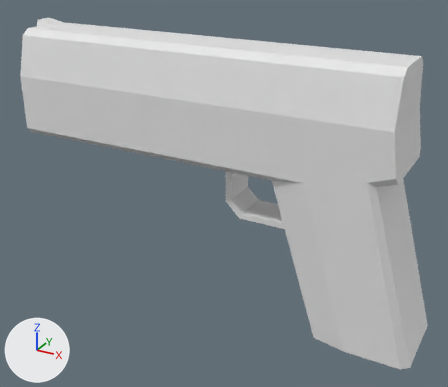
One commit to the Blender file Water Week/Assets/others/bullet.blend: the scene before it, then after it.
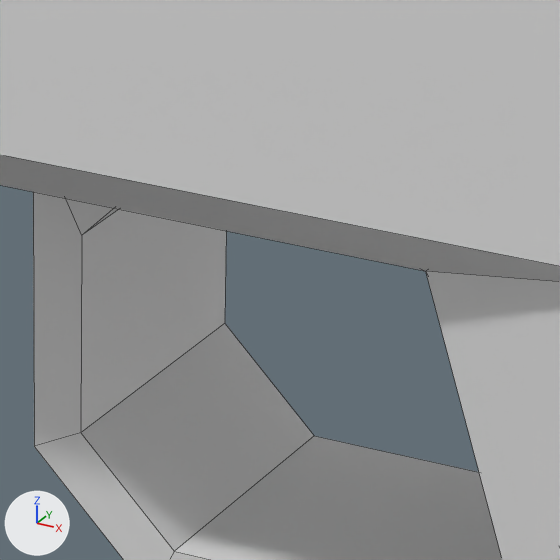
Each version is shown whole from a 50 mm camera at (2.92, -5.84, 1.71) aimed at (-0.25, -0.06, -1.18), then close up on the part from 49% to 64% of the width and 38% to 55% of the height. Lighting does not change. The marker at lower left points along +X, +Y and +Z. The close-ups show mesh edges as thin lines. The same objects are shown in both versions, whatever each file hides.

Names of what the first close-up shows: 'gun'.
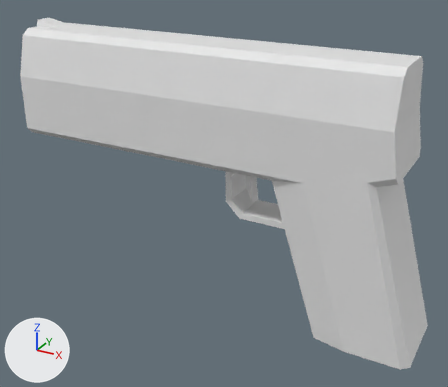
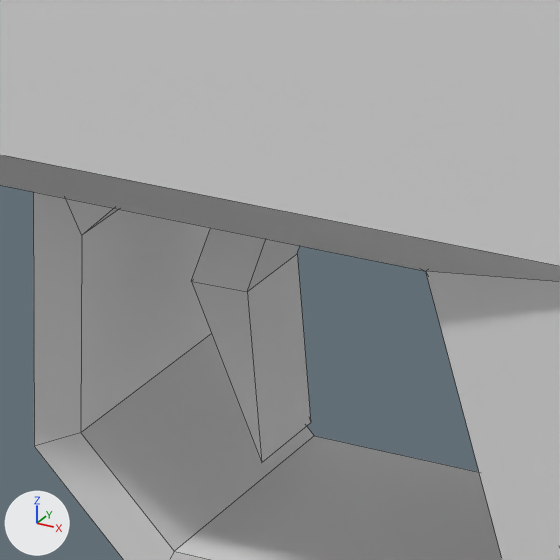
Pixel boxes (x1, y1, x2, y2) of what changed, in the close-ups (560 x 560 px):
part 1 of me_cube_004, built on
    after: (191, 228, 311, 463)

The change, as a diff of the scene's bpy script:
```diff
--- a/Water Week/Assets/others/bullet.blend.py
+++ b/Water Week/Assets/others/bullet.blend.py
@@ me_cube_004 @@
 # used by ob_gun; location = (0.0, 0.0, 0.0)
-me_cube_004.from_pydata(...)  # 76 vertices, 76 faces; spans x -2.83..2.12, y -0.49..0.49, z -2.5..0.6
+me_cube_004.from_pydata(...)  # 86 vertices, 87 faces; spans x -2.83..2.12, y -0.49..0.49, z -2.5..0.6
+# me_cube_004 part 1
+# 1 face is deleted
+# 10 vertices are added at x 0.01..0.17, y -0.08..0.08, z -1.22..-0.74
+# 12 new faces join them
```
